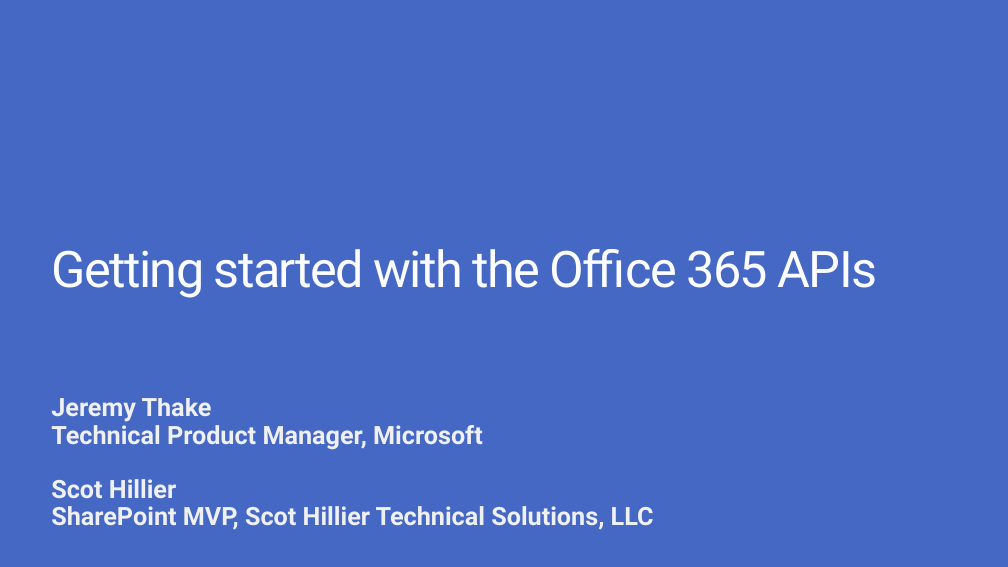
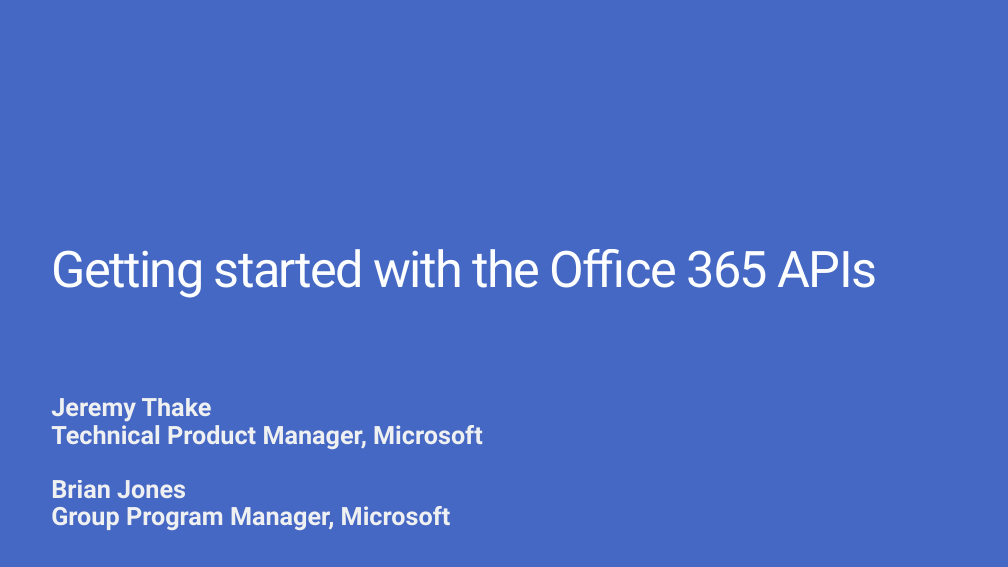
Before and after one commit to OfficeDev/TrainingContent, a slide deck: slide 5 of O3651-4 Getting started with Office 365 APIs/O3651-4 Office 365 Development Office 365 API.pptx. Drawn at 1008x567 pixels with LibreOffice and Linux fonts; fonts in the diff are those of the drawing; background and template pictures are left out. Boxes give left, top, right and bottom in pixels: in the first picture for what was removed or moved away, otherwise in the second. Text is boxed around its words. In the diff, an @@ line names an element or a change of style, - is before the commit and + after.

```diff
--- a/O3651-4 Getting started with Office 365 APIs/O3651-4 Office 365 Development Office 365 API.pptx
+++ b/O3651-4 Getting started with Office 365 APIs/O3651-4 Office 365 Development Office 365 API.pptx
@@ subtitle at (51, 480, 451, 530): text changed @@
-Scot Hillier
-SharePoint MVP, Scot Hillier Technical Solutions, LLC
+Brian Jones
+Group Program Manager, Microsoft
```
Also in this commit, not shown: 5 other slides changed, 1 slide added, 2 slides removed, 1 other file.
